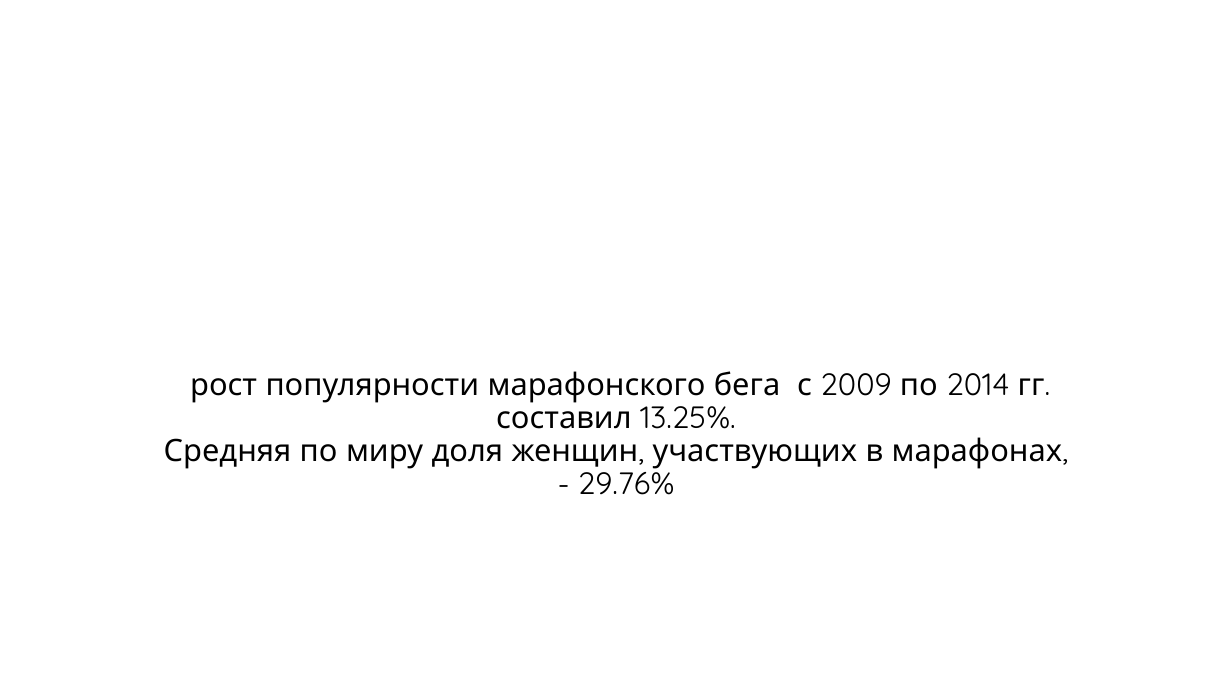
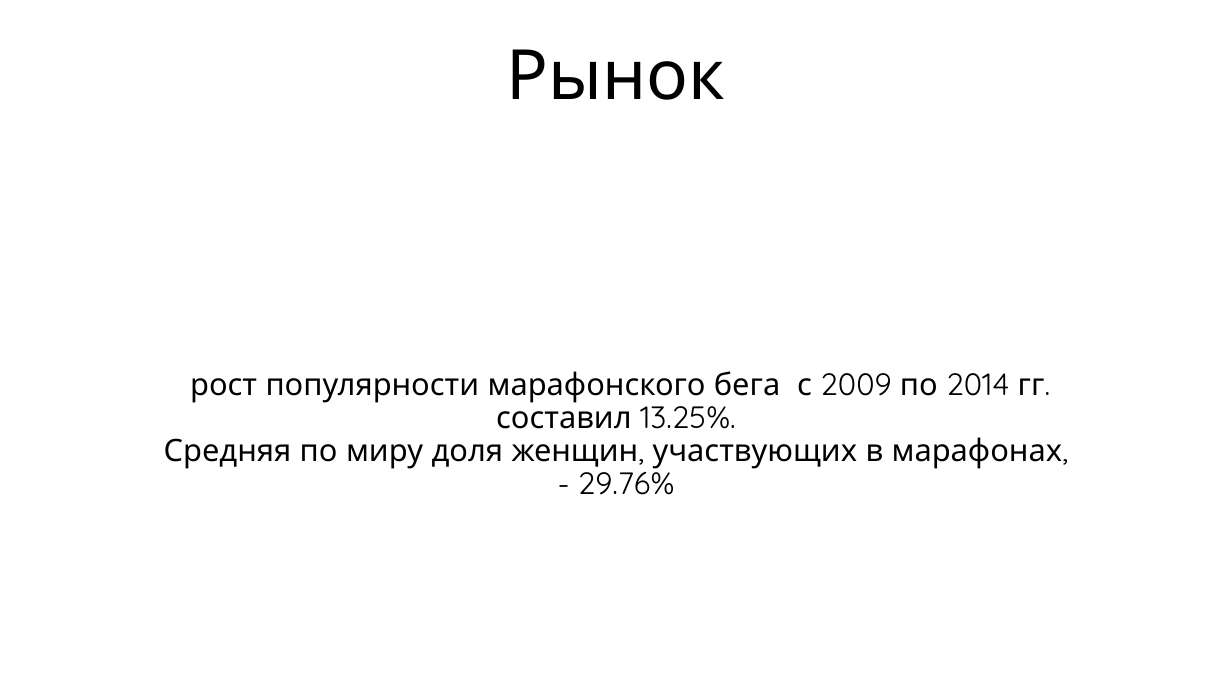
Before and after one commit to VlatekSoft/bfh2017, a slide deck: slide 12 of Presentation/Презентация.pptx (slide 10 before the commit). Drawn at 1232x693 pixels with LibreOffice and Linux fonts; fonts in the diff are those of the drawing. Boxes give left, top, right and bottom in pixels: in the first picture for what was removed or moved away, otherwise in the second. Text is boxed around its words. In the diff, an @@ line names an element or a change of style, - is before the commit and + after.

```diff
--- a/Presentation/Презентация.pptx
+++ b/Presentation/Презентация.pptx
@@ title added at <box>507,49,725,100</box>, 54 pt, text #000000 @@
+Рынок
```
Also in this commit, not shown: 2 other slides changed, 2 slides added, 3 other files.
